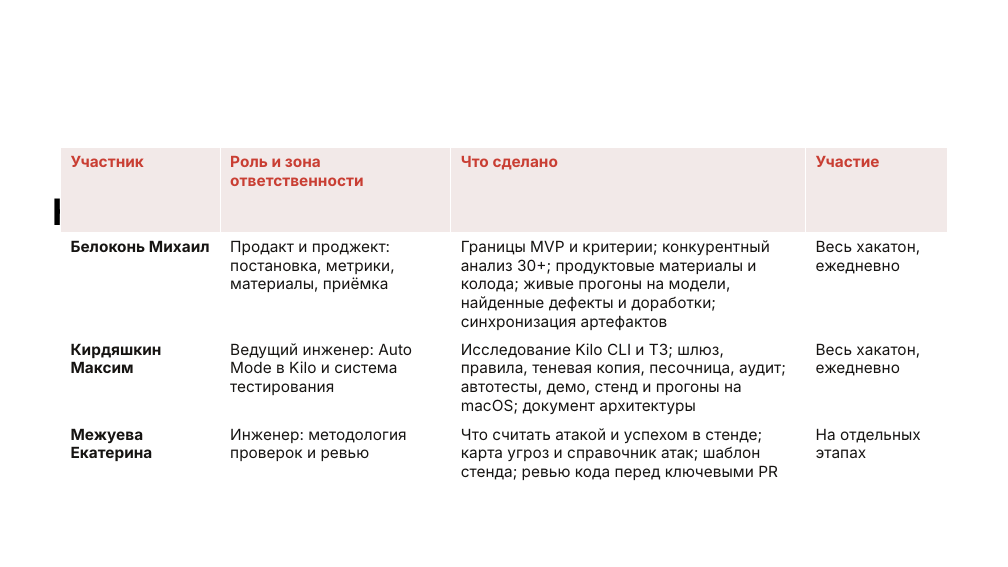
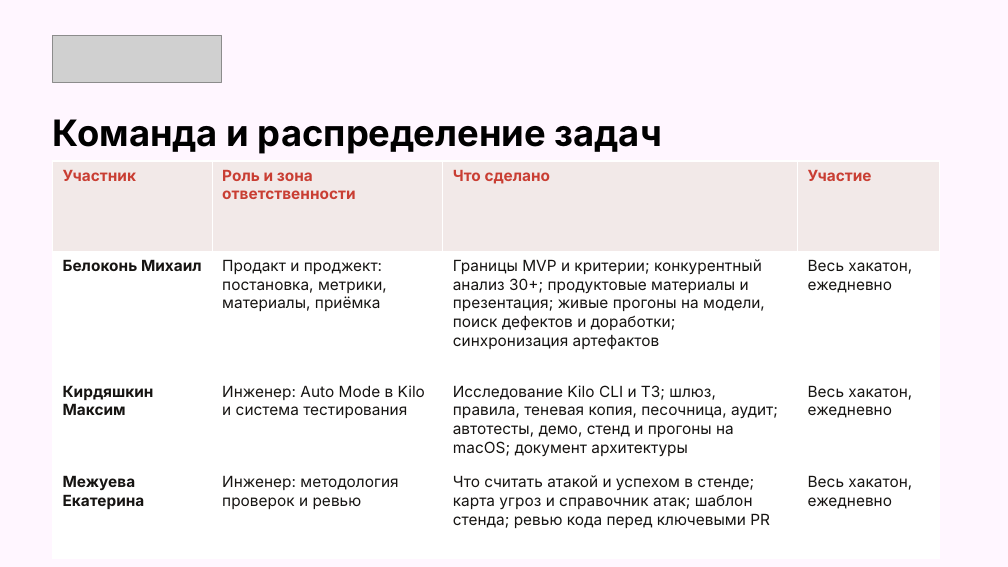
Before and after one commit to hchgssarwyh/kilocode, a slide deck: slide 7 of docs/auto-mode-hackathon/final/presentation-final.pptx. Drawn at 1008x567 pixels with LibreOffice and Linux fonts; fonts in the diff are those of the drawing; grey boxes stand for pictures. Boxes give left, top, right and bottom in pixels: in the first picture for what was removed or moved away, otherwise in the second. Text is boxed around its words. In the diff, an @@ line names an element or a change of style, - is before the commit and + after.

```diff
--- a/docs/auto-mode-hackathon/final/presentation-final.pptx
+++ b/docs/auto-mode-hackathon/final/presentation-final.pptx
@@ background #FFFFFF to #FFF6FF @@
@@ picture added at (52,35,222,82) @@
@@ text "Команда и распределение задач" rewrapped from (52,198,218,225) to (52,119,662,154) @@
@@ table at (52,161,939,558) @@
-row 2, column 3: Границы MVP и критерии; конкурентный анализ 30+; продуктовые материалы и колода; живые прогоны на модели, найденные дефекты и доработки; синхронизация артефактов
+row 2, column 3: Границы MVP и критерии; конкурентный анализ 30+; продуктовые материалы и презентация; живые прогоны на модели, поиск дефектов и доработки; синхронизация артефактов
-row 3, column 2: Ведущий инженер: Auto Mode в Kilo и система тестирования
+row 3, column 2: Инженер: Auto Mode в Kilo и система тестирования
-row 4, column 4: На отдельных этапах
+row 4, column 4: Весь хакатон, ежедневно
@@ table: place and size @@
-table at (60,147,948,488)
+table at (52,161,939,558)
```
Also in this commit, not shown: 3 other slides changed, 4 other files.
